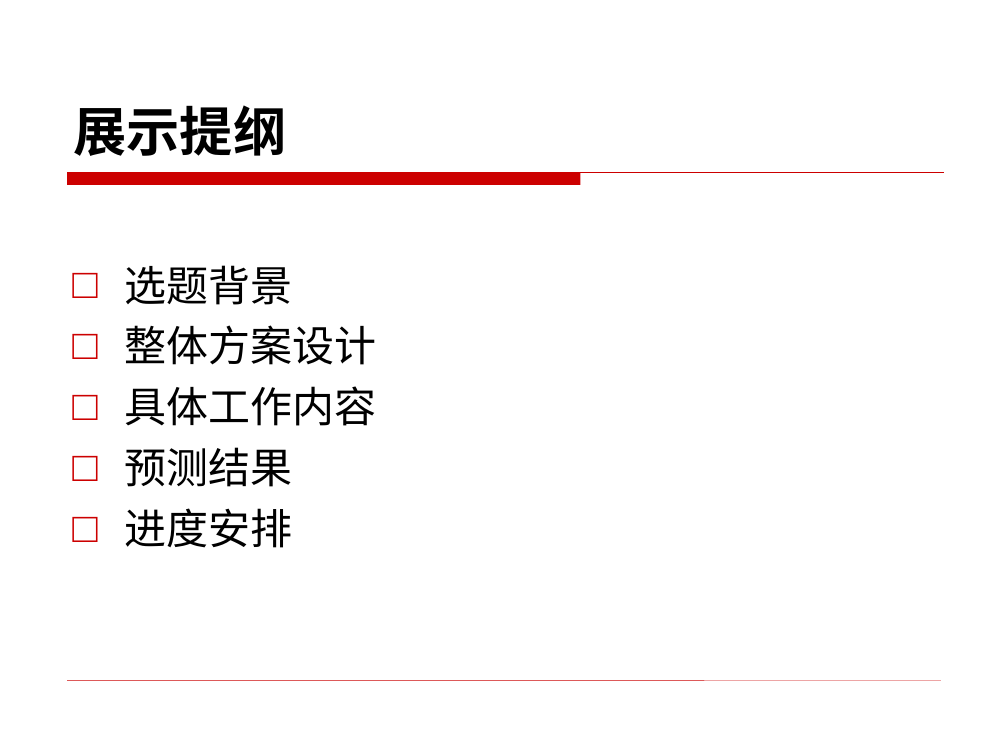
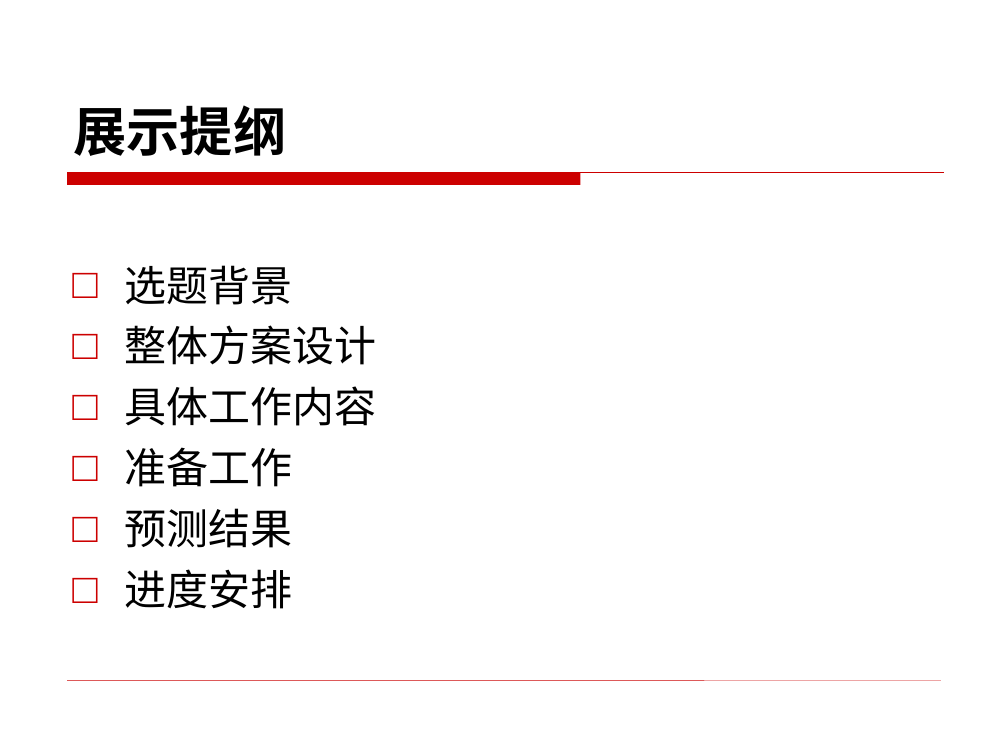
Before and after one commit to BevisGX/git, a slide deck: slide 2 of 开题PPT_宾光祥.ppt. Drawn at 1008x756 pixels with LibreOffice and Linux fonts; fonts in the diff are those of the drawing; background and template pictures are left out. Boxes give left, top, right and bottom in pixels: in the first picture for what was removed or moved away, otherwise in the second. Text is boxed around its words. In the diff, an @@ line names an element or a change of style, - is before the commit and + after.

```diff
--- a/开题PPT_宾光祥.ppt
+++ b/开题PPT_宾光祥.ppt
@@ text at [124, 447, 292, 487]: paragraph added @@
+□ 准备工作
```
Also in this commit, not shown: 3 other slides changed, 1 other file.
